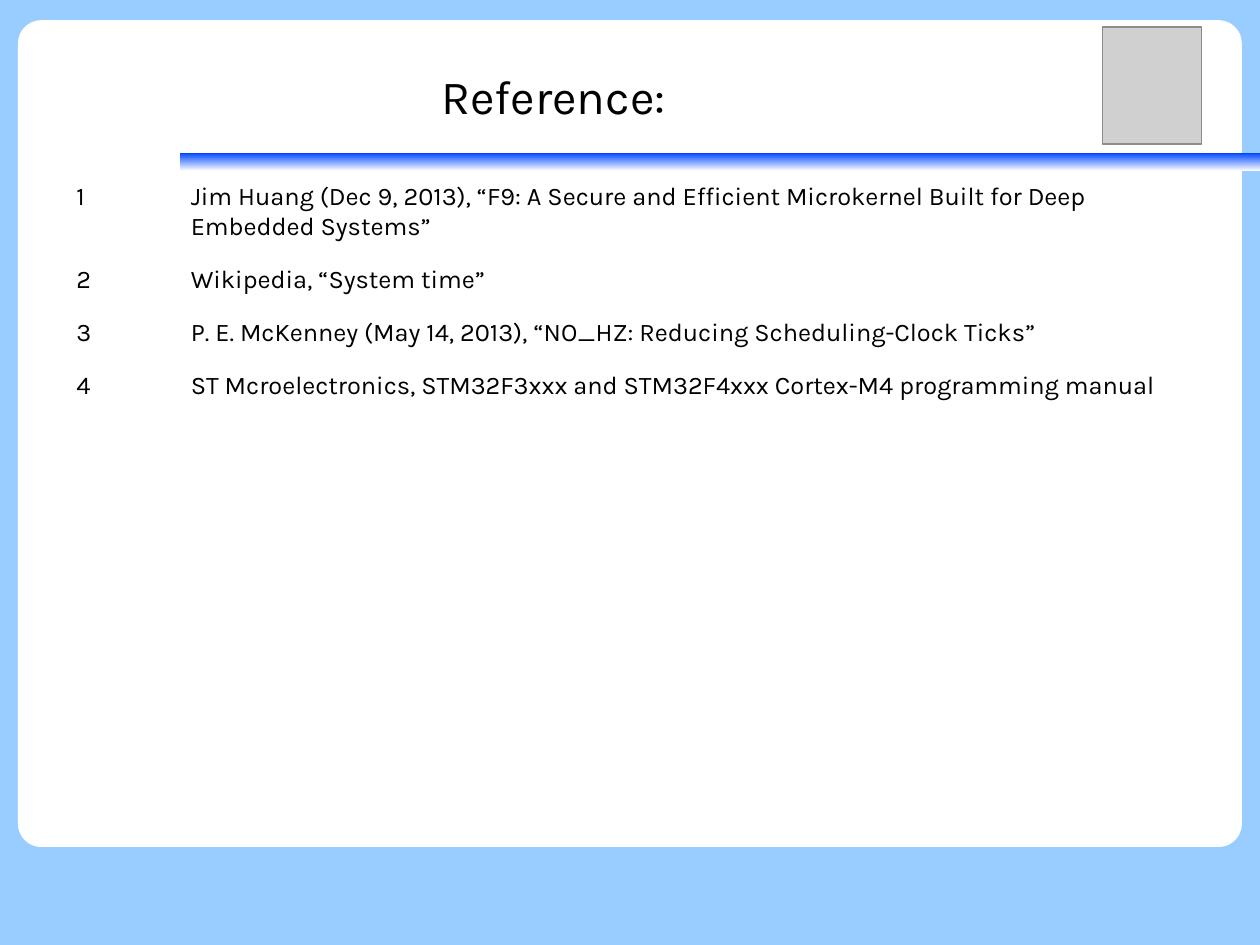
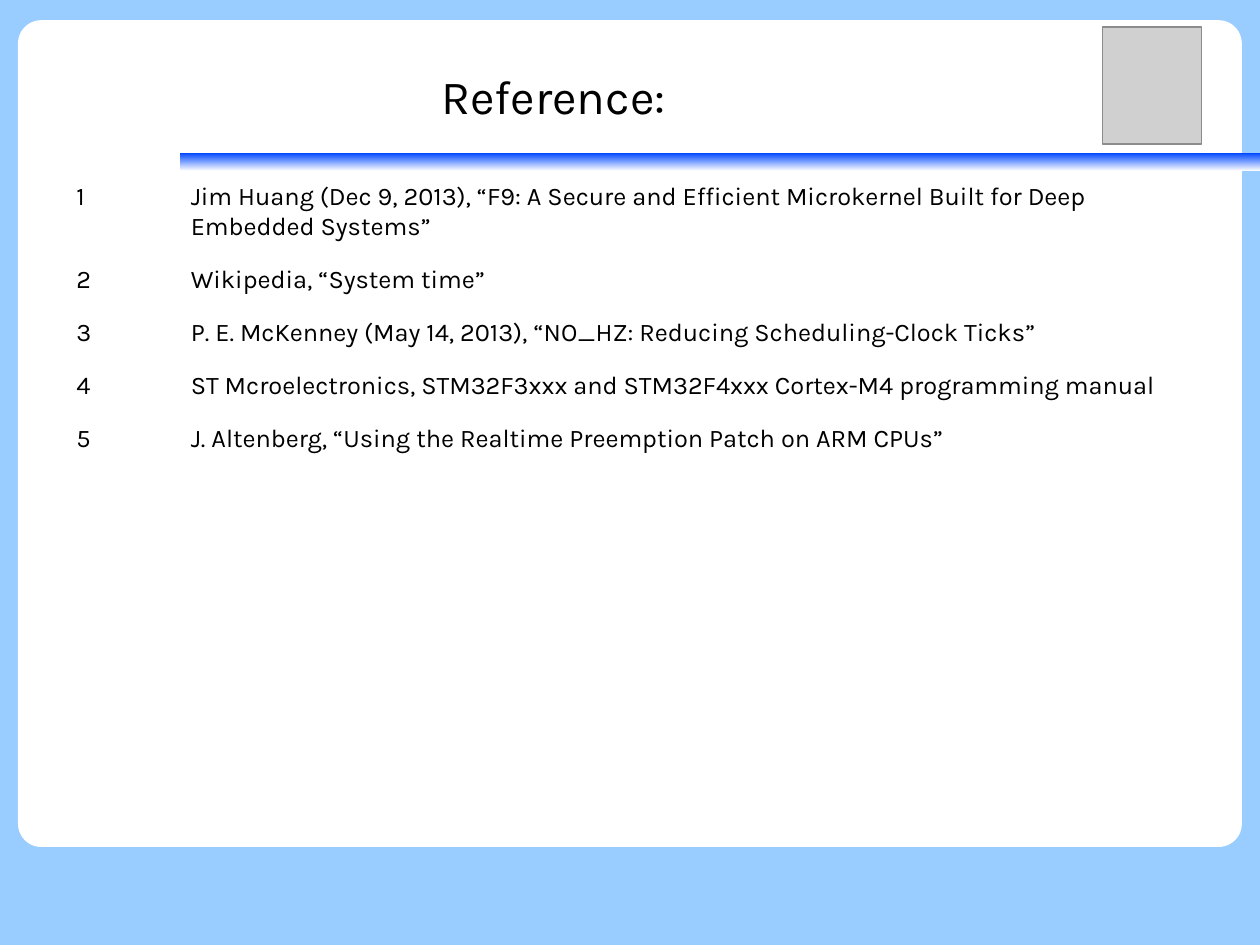
Before and after one commit to vh21/documents, a slide deck: slide 44 of ukernel/f9-microkernel-ktimer.odp. Drawn at 1260x945 pixels with LibreOffice and Linux fonts; fonts in the diff are those of the drawing; grey boxes stand for pictures. Boxes give left, top, right and bottom in pixels: in the first picture for what was removed or moved away, otherwise in the second. Text is boxed around its words. In the diff, an @@ line names an element or a change of style, - is before the commit and + after.

```diff
--- a/ukernel/f9-microkernel-ktimer.odp
+++ b/ukernel/f9-microkernel-ktimer.odp
@@ text at (x1=191, y1=429, x2=943, y2=453): paragraph added @@
+5 J. Altenberg, “Using the Realtime Preemption Patch on ARM CPUs”
```
Also in this commit, not shown: 3 other slides changed.
